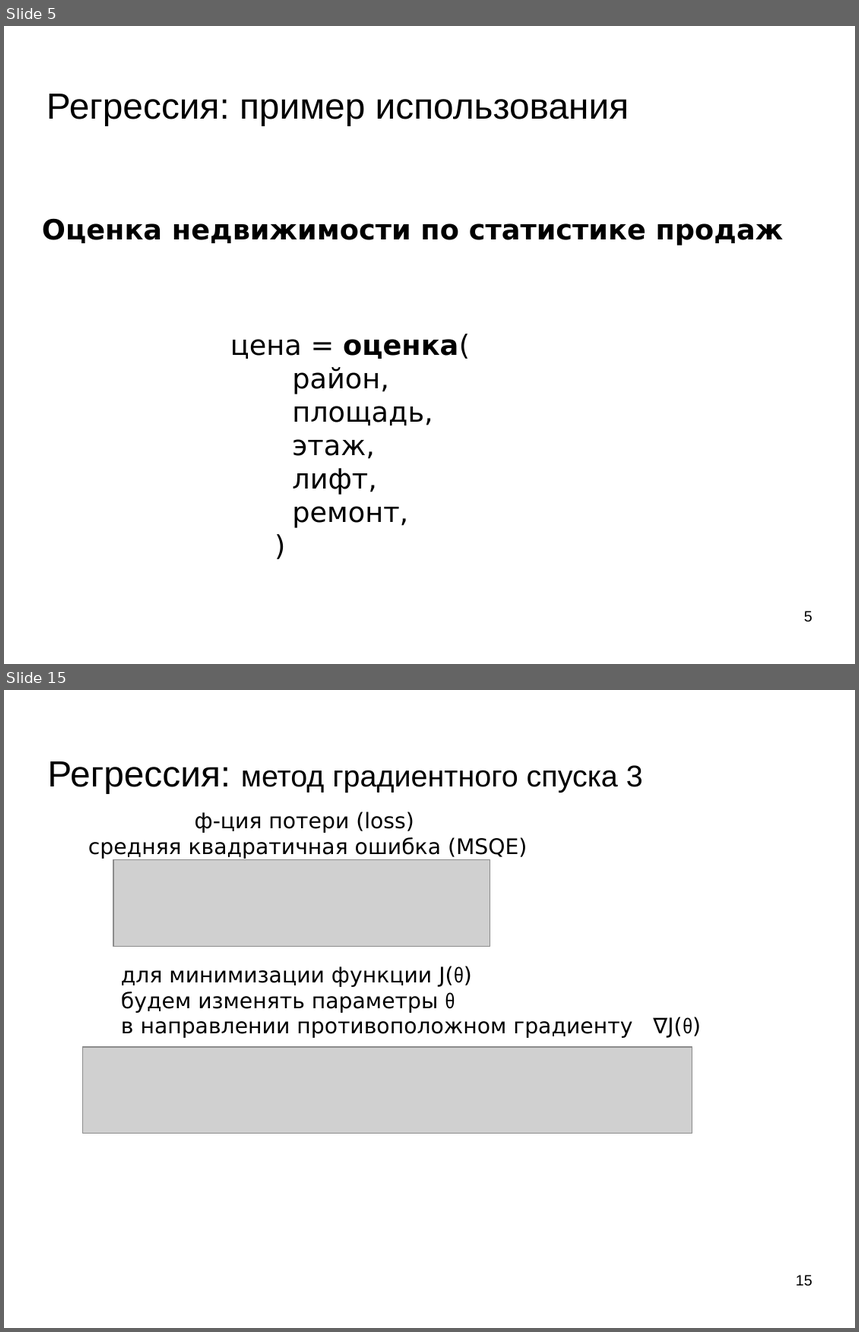
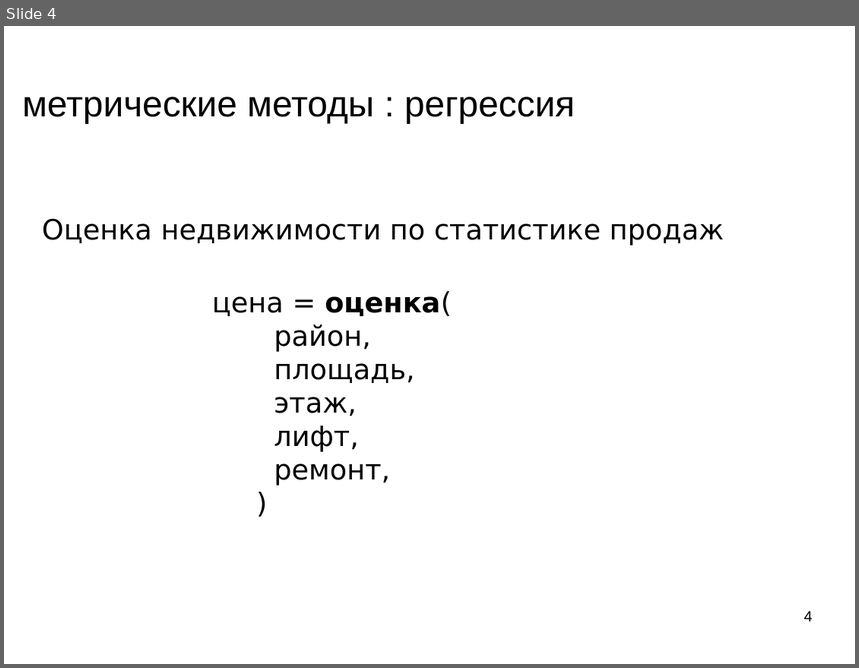
Before and after one commit to mechanoid5/ml_lectorium_legacy, a slide deck: 05-regression-metric.odp. Shown one above the other, each under a label of ours: slides 5 and 15 before the commit, slide 4 after it; the slides between them are not shown. The pictures are 859x1332 and 859x668 pixels, drawn with LibreOffice and Linux fonts; fonts in the diff are those of the drawing; grey boxes stand for pictures; background and template pictures are left out. Boxes give left, top, right and bottom in pixels: in the first picture for what was removed or moved away, otherwise in the second. Text is boxed around its words. In the diff, an @@ line names an element or a change of style, - is before the commit and + after.

```diff
--- a/05-regression-metric.odp
+++ b/05-regression-metric.odp
@@ slide 15 removed at [4,690,855,1328], background picture (left out) @@
@@ title removed at [47,761,643,793] @@
-Регрессия: метод градиентного спуска 3
@@ title removed at [88,812,527,859] @@
-ф-ция потери (loss)
-средняя квадратичная ошибка (MSQE)
@@ picture removed at [113,860,490,946] @@
@@ text removed at [121,966,701,1038] @@
-для минимизации функции J(θ)
-будем изменять параметры θ
-в направлении противоположном градиенту ∇J(θ)
@@ picture removed at [83,1048,693,1134] @@
@@ page number removed at [796,1275,813,1287] @@
-15
@@ what was slide 5 is now slide 4 @@
@@ slide 4 changed as well @@
@@ title removed at [47,94,629,126] @@
-Регрессия: пример использования
@@ title added at [22,97,575,124], 33.9 pt, text #000000 @@
+метрические методы : регрессия
@@ text "Оценка недвижимости по статистике продаж" at [42,218,724,246]: bold off @@
@@ text "цена = оценка(": place and size @@
-text "цена = оценка(" at [230,334,470,528]
+text "цена = оценка(" at [212,291,452,486]
@@ page number at [804,611,813,622]: text changed @@
-5
+4
```
Also in this commit, not shown: 2 other slides changed, 13 slides added, 17 other slides removed, 3 other files.
